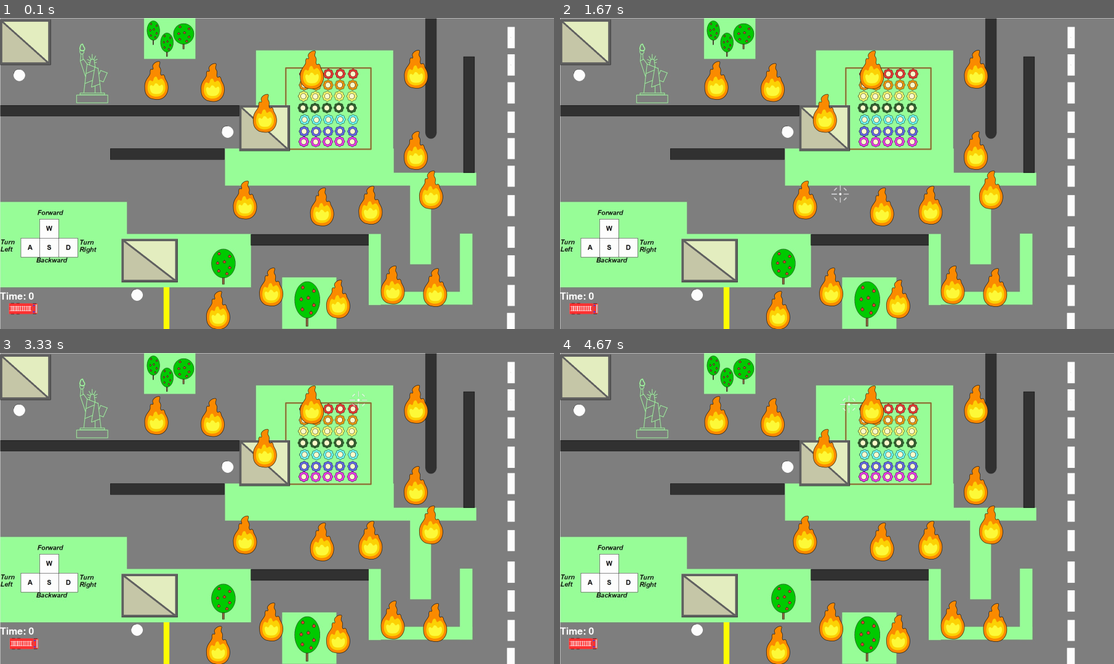
Above: before the commit, frames 1-4 (two rows, left to right).
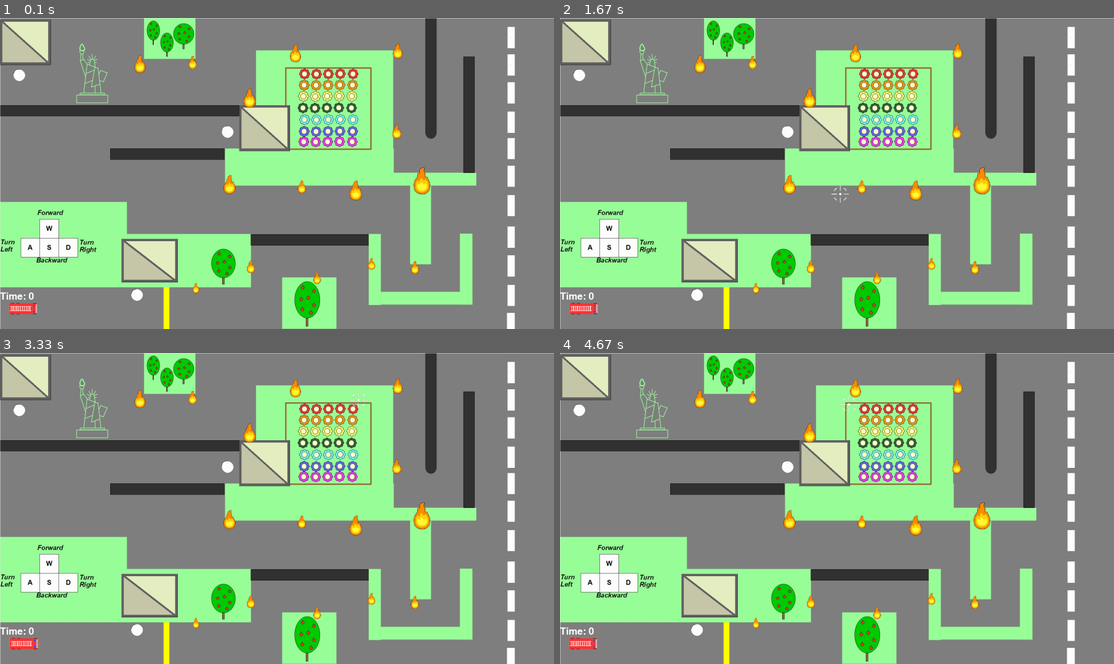
Above: after the commit, the same moments.

Repository: SilverSteelSam/PygameProject
Game: pygame game, started from main.py
Same seed, same stepped clock (60 frames per second), same inputs: the game is played once before the commit and once after it.
Inputs (mouse positions are in pixels of both pictures, inside the frame that each line leads up to):
- Up to frame 1 (0.1 s): no input
- Up to frame 2 (1.67 s): hold Right 0.33-0.8 s; move the mouse to (814, 189) at 0.37 s; hold Up 0.83-1.13 s; move the mouse to (1014, 164) at 0.87 s; hold Right 1.17-1.63 s; move the mouse to (842, 195) at 1.2 s
- Up to frame 3 (3.33 s): hold Left 1.67-2.2 s; move the mouse to (144, 511) at 1.7 s; hold Down 2.23-2.53 s; move the mouse to (332, 576) at 2.27 s; hold Left 2.57-2.97 s; move the mouse to (105, 583) at 2.6 s; hold Up from 3 s (still down); move the mouse to (360, 399) at 3.03 s
- Up to frame 4 (4.67 s): release Up at 3.37 s; hold Right 3.4-4.03 s; move the mouse to (1041, 617) at 3.43 s; hold Down 4.07-4.43 s; move the mouse to (903, 536) at 4.1 s; hold Left from 4.47 s (still down); move the mouse to (848, 402) at 4.5 s

The runs differ from the first frame. In frame 1, 6.4% of the frame differs, in the area x 24-81%, y 8-100%; in frame 2, 6.4%; in frame 3, 6.4%; in frame 4, 6.4%.

Commit message:
fixed bug with fire sclaling and resized fire on trace

Diff:
--- a/main.py
+++ b/main.py
@@ -414,7 +414,7 @@
 
     def draw(self, screen):
         if self.isfire:
-            surface=  pygame.transform.scale(pygame.image.load('data/fire1.png'), (212, 212))
+            surface = pygame.transform.scale(pygame.image.load('data/fire1.png'), (self.rect.w, self.rect.h))
             screen.blit(surface, self.rect)
         else:
             if not self.color:
@@ -1159,21 +1159,21 @@
              MazeWall((829, 303), 175, 158, color=1),
              MazeWall((0, 5), 175, 157, color=1),
 
-             MazeWall((436, 111), 77, 77, isfire=True),
-             MazeWall((631, 118), 52, 52, isfire=True),
-             MazeWall((812, 225), 85, 85, isfire=True),
-             MazeWall((975, 74), 77, 77, isfire=True),
-             MazeWall((1336, 72), 64, 64, isfire=True),
-             MazeWall((1335, 354), 59, 59, isfire=True),
-             MazeWall((743, 526), 84, 84, isfire=True),
-             MazeWall((1010, 550), 51, 51, isfire=True),
-             MazeWall((1178, 544), 89, 89, isfire=True),
-             MazeWall((1388, 491), 128, 128, isfire=True),
-             MazeWall((650, 909), 37, 37, isfire=True),
-             MazeWall((834, 828), 50, 50, isfire=True),
-             MazeWall((1066, 870), 45, 45, isfire=True),
-             MazeWall((1255, 821), 44, 44, isfire=True),
-             MazeWall((1402, 830), 51, 51, isfire=True)
+             MazeWall((436, 111), 97, 97, isfire=True),
+             MazeWall((631, 118), 72, 72, isfire=True),
+             MazeWall((812, 225), 105, 105, isfire=True),
+             MazeWall((975, 74), 97, 97, isfire=True),
+             MazeWall((1336, 72), 84, 84, isfire=True),
+             MazeWall((1335, 354), 79, 79, isfire=True),
+             MazeWall((743, 526), 104, 104, isfire=True),
+             MazeWall((1010, 550), 71, 71, isfire=True),
+             MazeWall((1178, 544), 109, 109, isfire=True),
+             MazeWall((1388, 491), 148, 148, isfire=True),
+             MazeWall((650, 909), 57, 57, isfire=True),
+             MazeWall((834, 828), 70, 70, isfire=True),
+             MazeWall((1066, 870), 65, 65, isfire=True),
+             MazeWall((1255, 821), 64, 64, isfire=True),
+             MazeWall((1402, 830), 71, 71, isfire=True)
              )
 
 race(pygame.display.set_mode(RESOLUTION),
